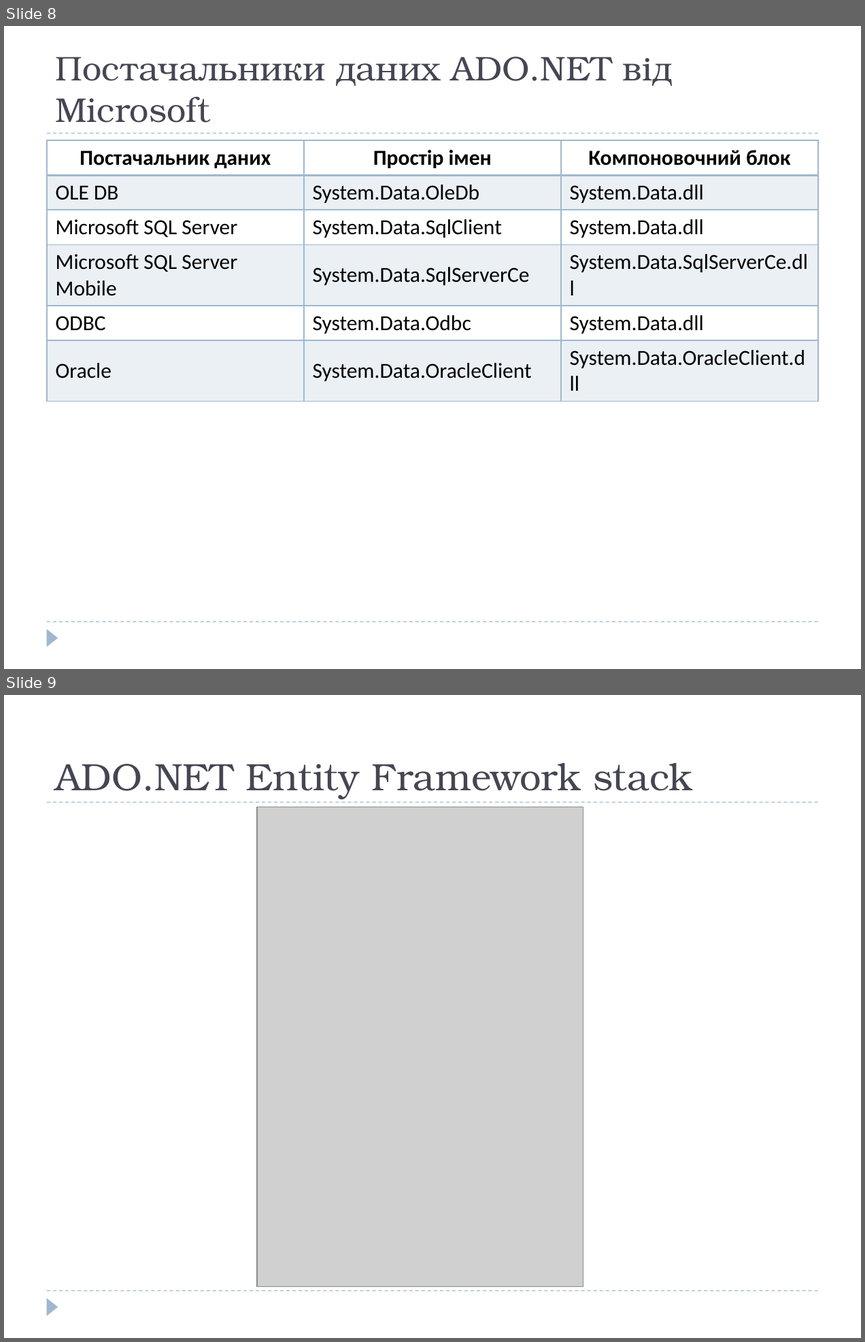
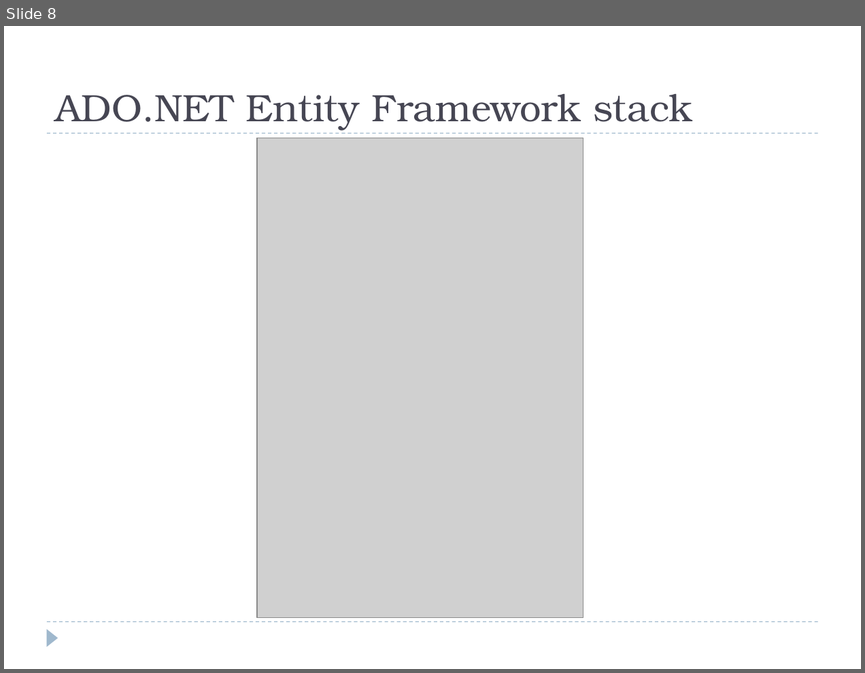
Before and after one commit to vovanovak/ExpSys, a slide deck: Documents/DB.pptx. Shown one above the other, each under a label of ours: slides 8 and 9 before the commit, slide 8 after it. The pictures are 865x1342 and 865x673 pixels, drawn with LibreOffice and Linux fonts; fonts in the diff are those of the drawing; grey boxes stand for pictures. Boxes give left, top, right and bottom in pixels: in the first picture for what was removed or moved away, otherwise in the second. Text is boxed around its words. In the diff, an @@ line names an element or a change of style, - is before the commit and + after.

Commit message:
Deleted unnessary slide in presentation

```diff
--- a/Documents/DB.pptx
+++ b/Documents/DB.pptx
@@ slide 8 removed at (4, 26, 861, 669), background #FFFFFF; not listed: 3 template elements that a slide beside it also shows @@
@@ title removed at (55, 57, 672, 123) @@
-Постачальники даних ADO.NET від Microsoft
@@ table removed at (47, 140, 818, 399), 6 rows, 3 columns @@
-Постачальник даних | Простір імен | Компоновочний блок
-OLE DB | System.Data.OleDb | System.Data.dll
-Microsoft SQL Server | System.Data.SqlClient | System.Data.dll
-Microsoft SQL Server Mobile | System.Data.SqlServerCe | System.Data.SqlServerCe.dll
-ODBC | System.Data.Odbc | System.Data.dll
-Oracle | System.Data.OracleClient | System.Data.OracleClient.dll
@@ what was slide 9 is now slide 8 @@
```
